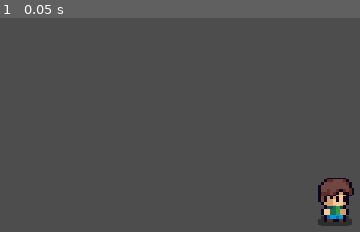
Above: before the commit, frame 1.
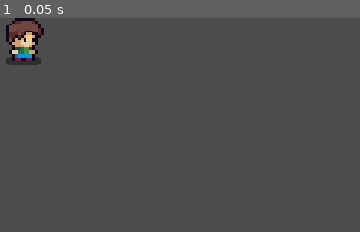
Above: after the commit, the same moment.

Repository: isabagus/the-last-warrior
Game: Godot game, scene res://scenes/player.tscn
Two runs of this game, one before a commit and one after it. Both use one fixed random seed, a clock stepped at 60 frames per second and the inputs below. The project has no main scene, so this scene is started directly.
Inputs:
- Up to frame 1 (0.05 s): no input

The runs differ from the first frame. In frame 1, 3.7% of the frame differs, in the area x 1-99%, y 0-98%.

Commit message:
feat: update player input configuration and adjust player position and scale

Diff:
--- a/project.godot
+++ b/project.godot
@@ -23,6 +23,33 @@
 
 project/assembly_name="the-last-warior"
 
+[input]
+
+Forward={
+"deadzone": 0.2,
+"events": [Object(InputEventKey,"resource_local_to_scene":false,"resource_name":"","device":16,"window_id":0,"alt_pressed":false,"shift_pressed":false,"ctrl_pressed":false,"meta_pressed":false,"pressed":false,"keycode":0,"physical_keycode":87,"key_label":0,"unicode":0,"location":0,"echo":false,"script":null)
+, Object(InputEventKey,"resource_local_to_scene":false,"resource_name":"","device":16,"window_id":0,"alt_pressed":false,"shift_pressed":false,"ctrl_pressed":false,"meta_pressed":false,"pressed":false,"keycode":0,"physical_keycode":4194320,"key_label":0,"unicode":0,"location":0,"echo":false,"script":null)
+]
+}
+"Move Left"={
+"deadzone": 0.2,
+"events": [Object(InputEventKey,"resource_local_to_scene":false,"resource_name":"","device":-1,"window_id":0,"alt_pressed":false,"shift_pressed":false,"ctrl_pressed":false,"meta_pressed":false,"pressed":false,"keycode":0,"physical_keycode":65,"key_label":0,"unicode":65,"location":0,"echo":false,"script":null)
+, Object(InputEventKey,"resource_local_to_scene":false,"resource_name":"","device":-1,"window_id":0,"alt_pressed":false,"shift_pressed":false,"ctrl_pressed":false,"meta_pressed":false,"pressed":false,"keycode":0,"physical_keycode":4194319,"key_label":0,"unicode":0,"location":0,"echo":false,"script":null)
+]
+}
+"Move Right"={
+"deadzone": 0.2,
+"events": [Object(InputEventKey,"resource_local_to_scene":false,"resource_name":"","device":-1,"window_id":0,"alt_pressed":false,"shift_pressed":false,"ctrl_pressed":false,"meta_pressed":false,"pressed":false,"keycode":0,"physical_keycode":68,"key_label":0,"unicode":100,"location":0,"echo":false,"script":null)
+, Object(InputEventKey,"resource_local_to_scene":false,"resource_name":"","device":-1,"window_id":0,"alt_pressed":false,"shift_pressed":false,"ctrl_pressed":false,"meta_pressed":false,"pressed":false,"keycode":0,"physical_keycode":4194321,"key_label":0,"unicode":0,"location":0,"echo":false,"script":null)
+]
+}
+Backward={
+"deadzone": 0.2,
+"events": [Object(InputEventKey,"resource_local_to_scene":false,"resource_name":"","device":-1,"window_id":0,"alt_pressed":false,"shift_pressed":false,"ctrl_pressed":false,"meta_pressed":false,"pressed":false,"keycode":0,"physical_keycode":83,"key_label":0,"unicode":115,"location":0,"echo":false,"script":null)
+, Object(InputEventKey,"resource_local_to_scene":false,"resource_name":"","device":-1,"window_id":0,"alt_pressed":false,"shift_pressed":false,"ctrl_pressed":false,"meta_pressed":false,"pressed":false,"keycode":0,"physical_keycode":4194322,"key_label":0,"unicode":0,"location":0,"echo":false,"script":null)
+]
+}
+
 [physics]
 
 3d/physics_engine="Jolt Physics"
--- a/scenes/player.tscn
+++ b/scenes/player.tscn
@@ -422,7 +422,8 @@
 [node name="Player" type="CharacterBody2D" unique_id=1933145660]
 
 [node name="AnimatedSprite2D" type="AnimatedSprite2D" parent="." unique_id=614129036]
-position = Vector2(498.5, 268.5)
-scale = Vector2(3.96875, 3.59375)
+position = Vector2(49.5, 38.5)
+scale = Vector2(4.09375, 3.40625)
 sprite_frames = SubResource("SpriteFrames_rw2yd")
 animation = &"dead"
+frame_progress = 0.67996716
